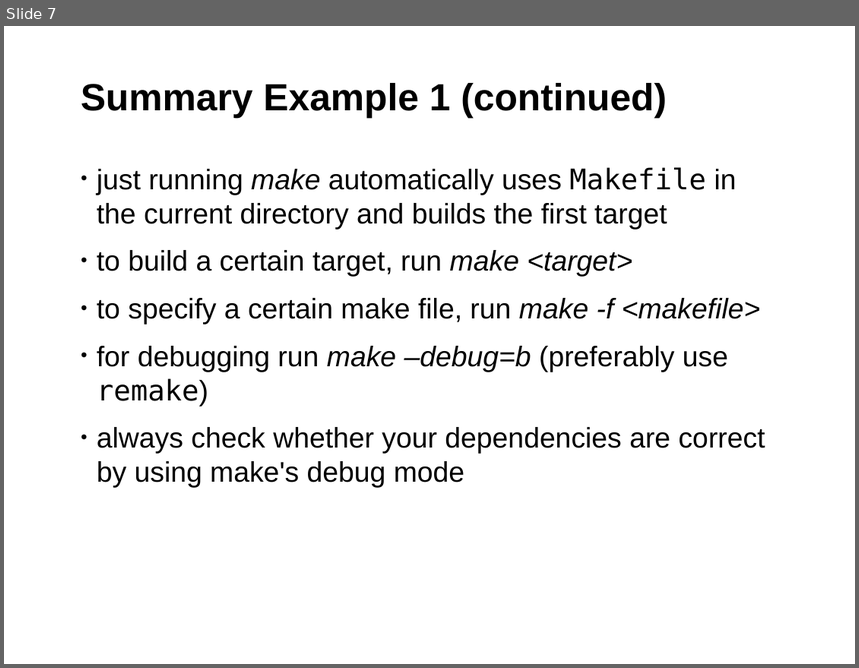
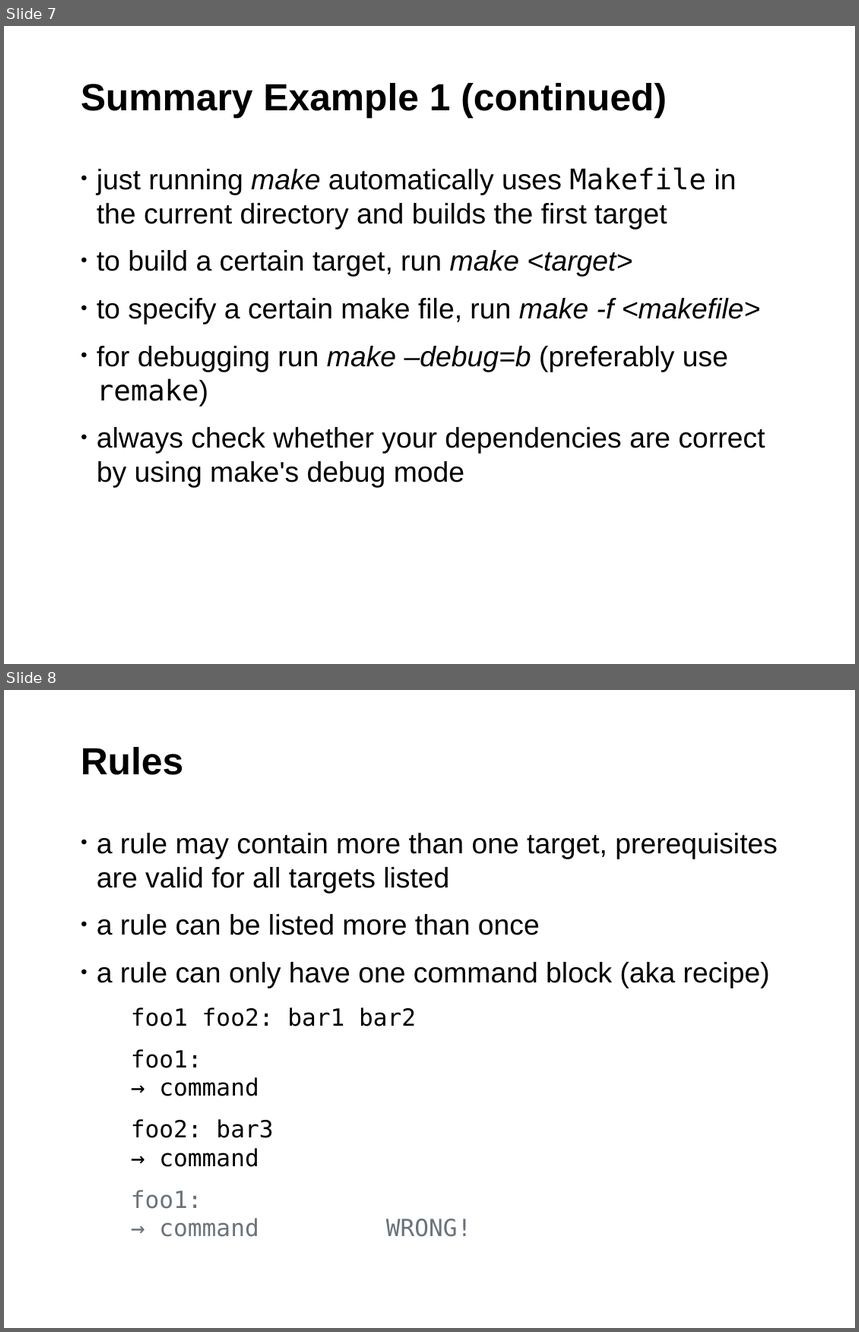
Before and after one commit to fsundermeyer/GNU_make_workshop, a slide deck: GNU_make_03_2015.odp. Shown one above the other, each under a label of ours: slide 7 before the commit, slides 7 and 8 after it. The pictures are 859x668 and 859x1332 pixels, drawn with LibreOffice and Linux fonts; fonts in the diff are those of the drawing; background and template pictures are left out. Boxes give left, top, right and bottom in pixels: in the first picture for what was removed or moved away, otherwise in the second. Text is boxed around its words. In the diff, an @@ line names an element or a change of style, - is before the commit and + after.

Commit message:
Part 2 of the GNU Make Workshop
Explaining rules, rule types, variables and vpath. The example contains an
enhanced version of the basic makefile using the stuff learned in this lesson.

```diff
--- a/GNU_make_03_2015.odp
+++ b/GNU_make_03_2015.odp
@@ slide 8 added at (4, 690, 855, 1328), background #FFFFFF; not listed: 1 template element that a slide beside it also shows @@
@@ title added at (81, 747, 183, 775), 32 pt, text #000000, bold @@
+Rules
@@ text added at (97, 833, 778, 1237), 24 pt, text #000000 @@
+• a rule may contain more than one target, prerequisites are valid for all targets listed
+• a rule can be listed more than once
+• a rule can only have one command block (aka recipe)
+foo1 foo2: bar1 bar2
+foo1:
+→ command
+foo2: bar3
+→ command
+foo1:
+→ command WRONG!
```
Also in this commit, not shown: 12 other slides added, 1 other file.
